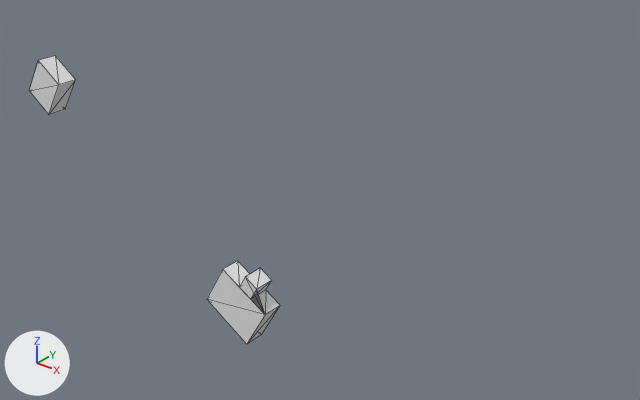
A saved change to the glTF model output/glb/tile_180.glb.
One viewpoint serves both versions: a camera (50 mm lens) standing at (261.0, -254.0, 180.0) and looking at (15.0, 54.0, -11.0). Lighting does not change. The marker at lower left points along +X, +Y and +Z. The older version comes first. Mesh edges are drawn as thin lines.
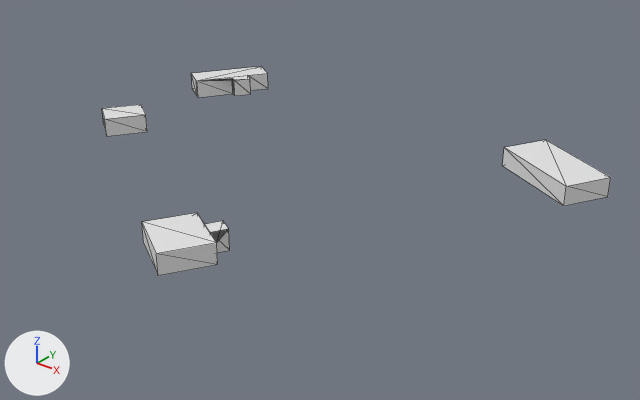
Edits to the bpy script that builds the scene:
```text
Change me_mesh_0:
    used by ob_mesh_0; location = (0.0, 0.0, 0.0)
    verts and faces of me_mesh_0; kept vertices keep their numbers, new ones are numbered from 24
    remove me_mesh_0.from_pydata(...)  # 24 vertices, 32 faces; spans x -123.0..35.0, y -10.0..0.0, z -58.0..51.0
    add me_mesh_0.from_pydata(...)  # 50 vertices, 67 faces; spans x -134.0..132.0, y -58.0..150.0, z 0.0..11.0
    me_mesh_0 part 1: the loose piece of 8 vertices spanning x -123.0..-97.0, y -10.0..0.0, z 24.0..51.0 is turned -90 degrees about the x axis through its middle, then moved by (0.0, 43.0, -31.0)
    me_mesh_0 part 2: the loose piece of 16 vertices spanning x -2.0..35.0, y -10.0..0.0, z -58.0..-22.0 is turned -90 degrees about the x axis through the mesh origin
    me_mesh_0 part 3: a new loose piece of 18 vertices spanning x -134.0..-97.0, y 102.0..150.0, z 0.0..10.0
    me_mesh_0 part 4
    add verts[24] = (88.0, 147.0, 0.0)
    add verts[25] = (76.0, 125.0, 0.0)  # pixel (502, 165)
    add verts[26] = (120.0, 101.0, 0.0)  # pixel (563, 205)
    add verts[27] = (132.0, 124.0, 0.0)  # pixel (607, 196)
    add for new, old in zip([*range(28, 32)], [*range(24, 28)]): verts[new] = verts[old] + (0.0, 0.0, 10.0)
    add faces += [(24, 25, 28), (25, 29, 28), (25, 26, 29), (26, 30, 29), (26, 27, 30), (27, 31, 30)]
    add faces += [(24, 31, 27), (24, 28, 31), (28, 29, 30), (28, 30, 31)]
```

Location of each change, [x1, y1, x2, y2] in pixels of the pictures (640 x 400 px; the box of a moved part takes in the faces that stretch with it):
'Mesh_0', reshaped (102% wider, 27% shorter)
    before: [29, 56, 280, 344]
    after: [102, 66, 611, 276]
part 1 of me_mesh_0, moved or reshaped
    before: [29, 56, 76, 114]
    after: [102, 104, 147, 136]
part 2 of me_mesh_0, moved or reshaped
    before: [207, 261, 280, 344]
    after: [142, 213, 230, 276]
part 3 of me_mesh_0, added
    after: [191, 66, 268, 97]
part 4 of me_mesh_0, added
    after: [502, 140, 611, 206]
